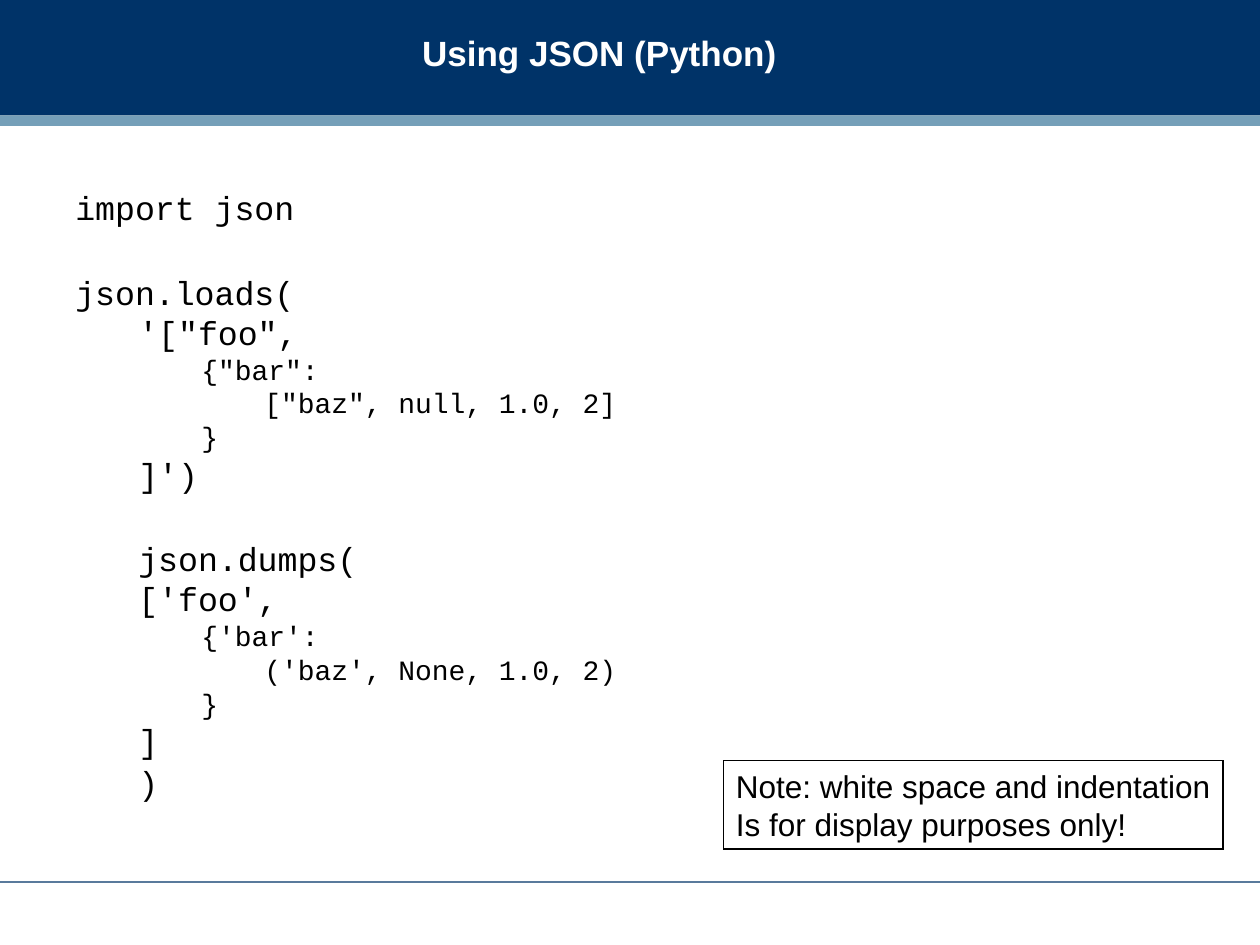
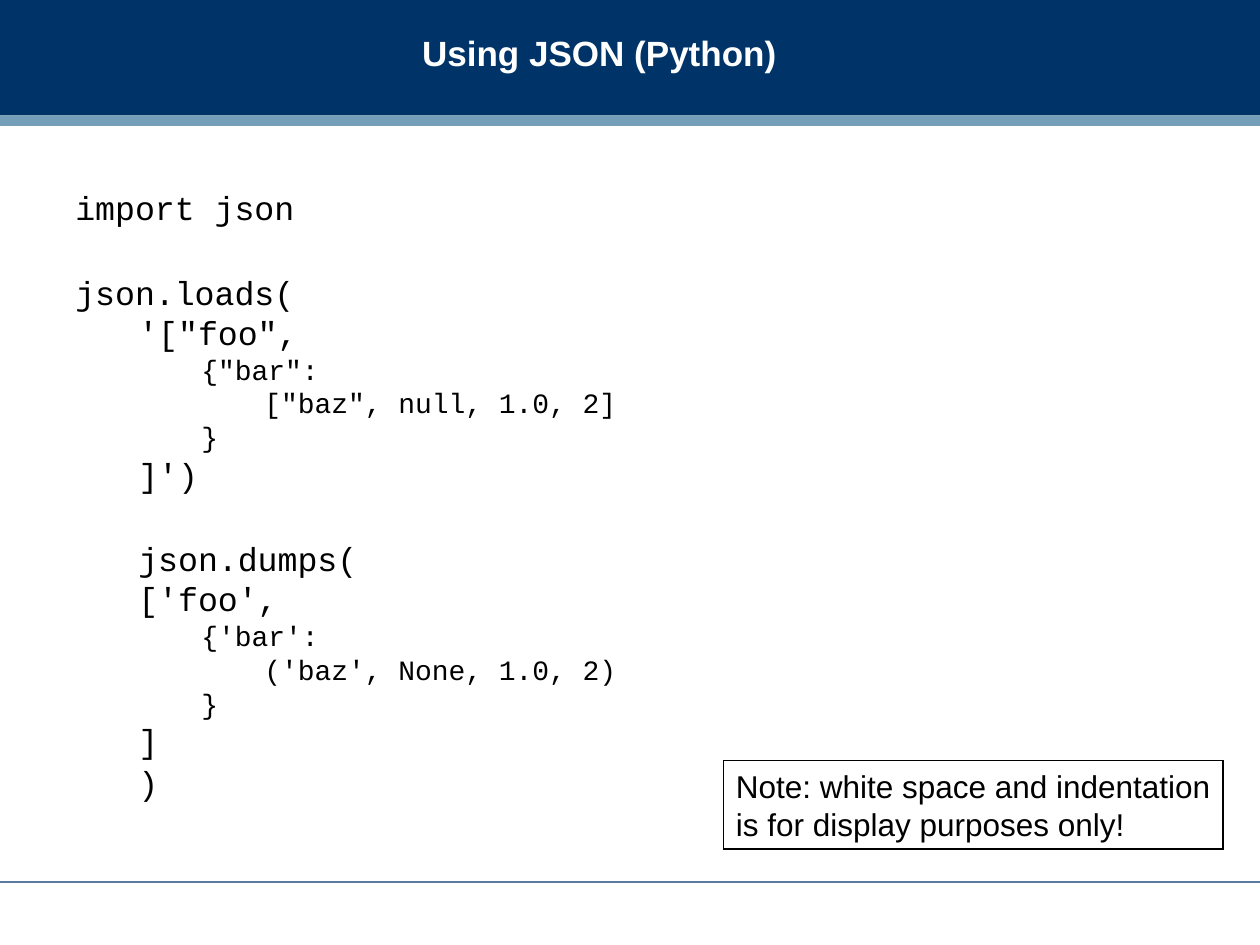
Before and after one commit to dreamind/ix, a slide deck: slide 18 of lectures/representing-data/json.ppt. Drawn at 1260x945 pixels with LibreOffice and Linux fonts; fonts in the diff are those of the drawing; background and template pictures are left out. Boxes give left, top, right and bottom in pixels: in the first picture for what was removed or moved away, otherwise in the second. Text is boxed around its words. In the diff, an @@ line names an element or a change of style, - is before the commit and + after.

Commit message:
final tweaking of JSON slides

```diff
--- a/lectures/representing-data/json.ppt
+++ b/lectures/representing-data/json.ppt
@@ text in rectangle at (x1=736, y1=813, x2=1124, y2=842): text changed @@
-Is for display purposes only!
+is for display purposes only!
```
Also in this commit, not shown: 12 other slides changed, 2 slides added.
